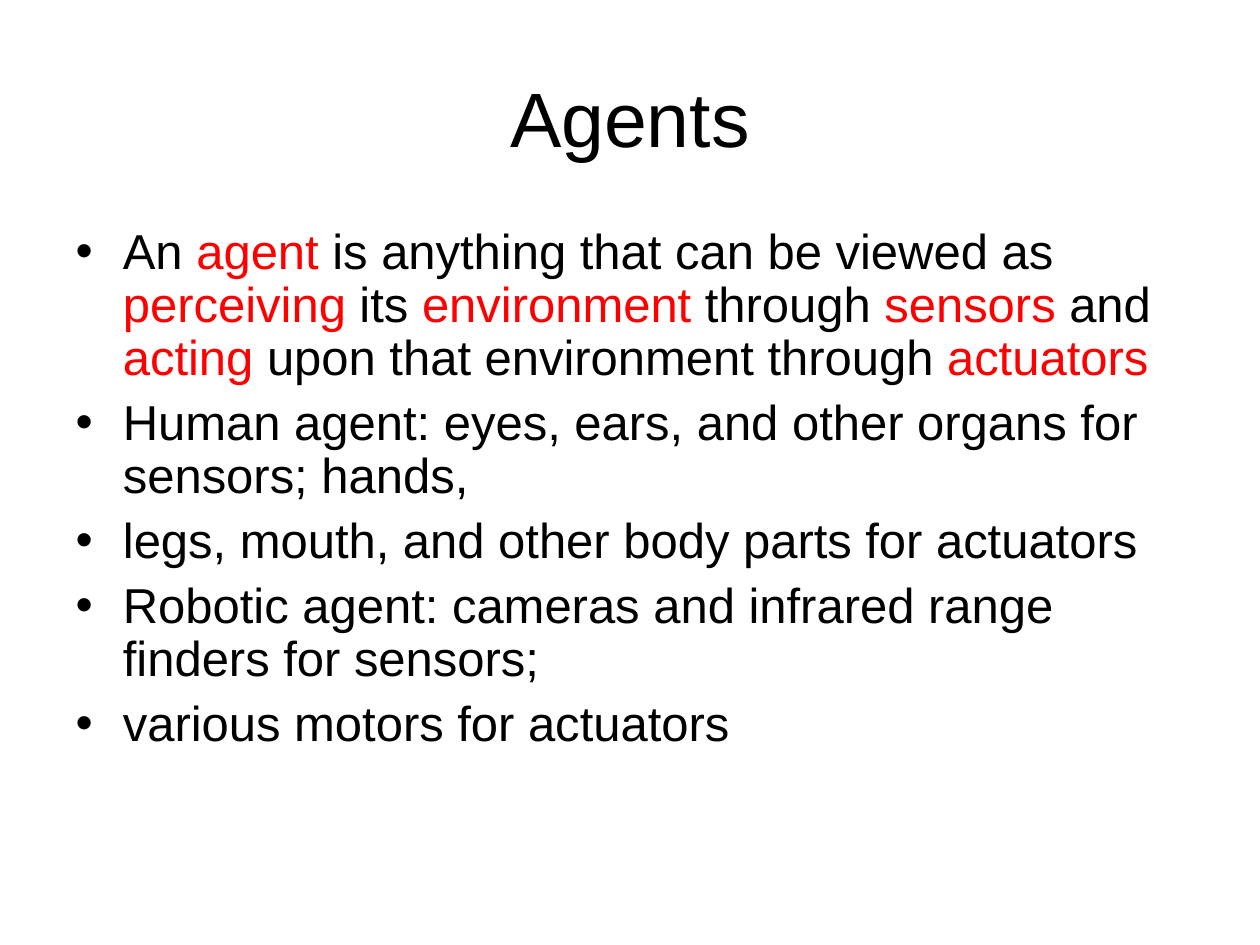
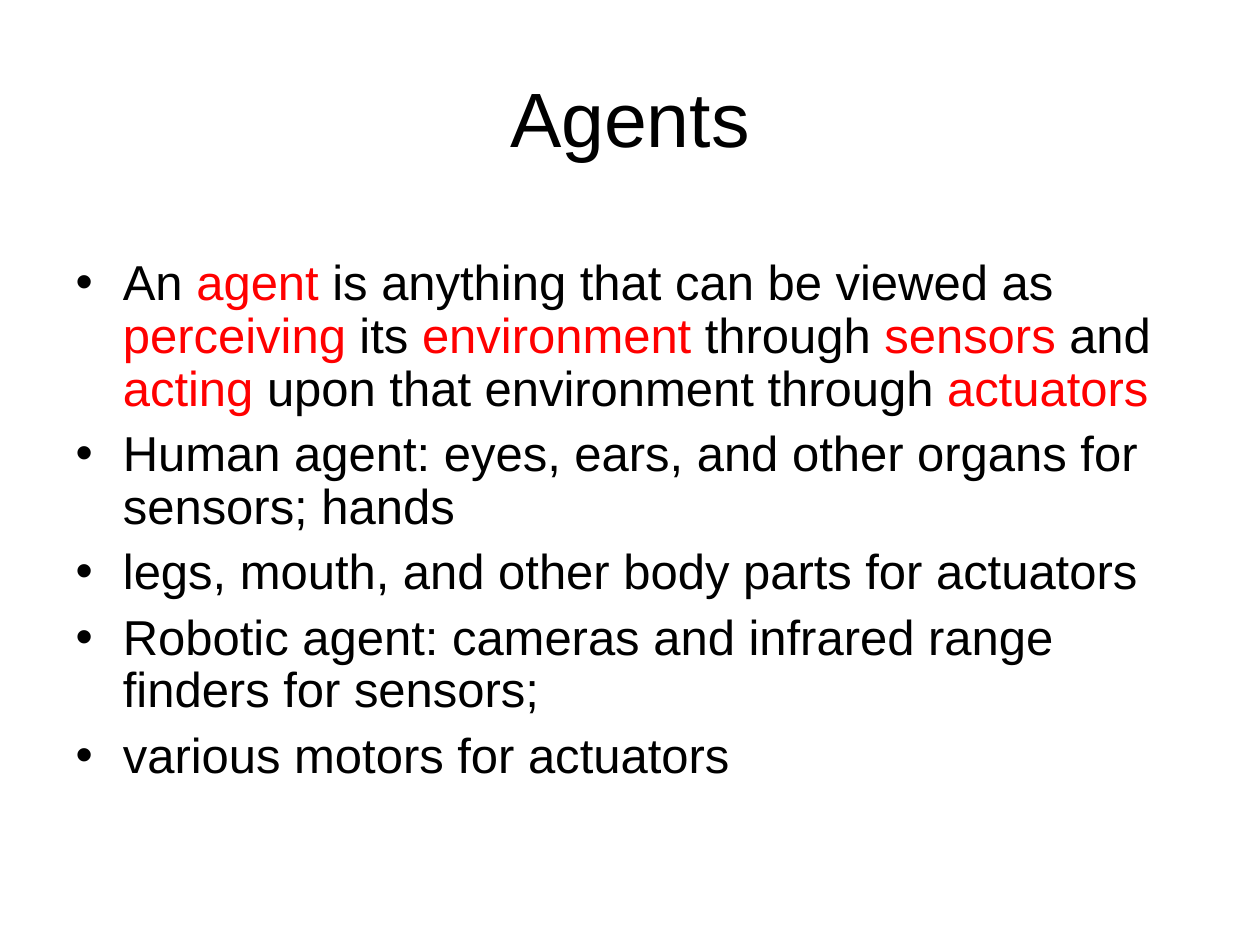
Before and after one commit to Rafi-afridi/Artificial_intelligence, a slide deck: slide 3 of Book slides/m2-agents.ppt. Drawn at 1260x945 pixels with LibreOffice and Linux fonts; fonts in the diff are those of the drawing. Boxes give left, top, right and bottom in pixels: in the first picture for what was removed or moved away, otherwise in the second. Text is boxed around its words. In the diff, an @@ line names an element or a change of style, - is before the commit and + after.

```diff
--- a/Book slides/m2-agents.ppt
+++ b/Book slides/m2-agents.ppt
@@ text "An agent is anything that ...": place and size @@
-text "An agent is anything that ..." at [123,233,1151,742]
+text "An agent is anything that ..." at [123,264,1151,774]
@@ text at [123,435,1137,531]: text changed @@
-• Human agent: eyes, ears, and other organs for sensors; hands,
+• Human agent: eyes, ears, and other organs for sensors; hands
```
Also in this commit, not shown: 1 other slide changed, 2 slides added, 4 other files.
